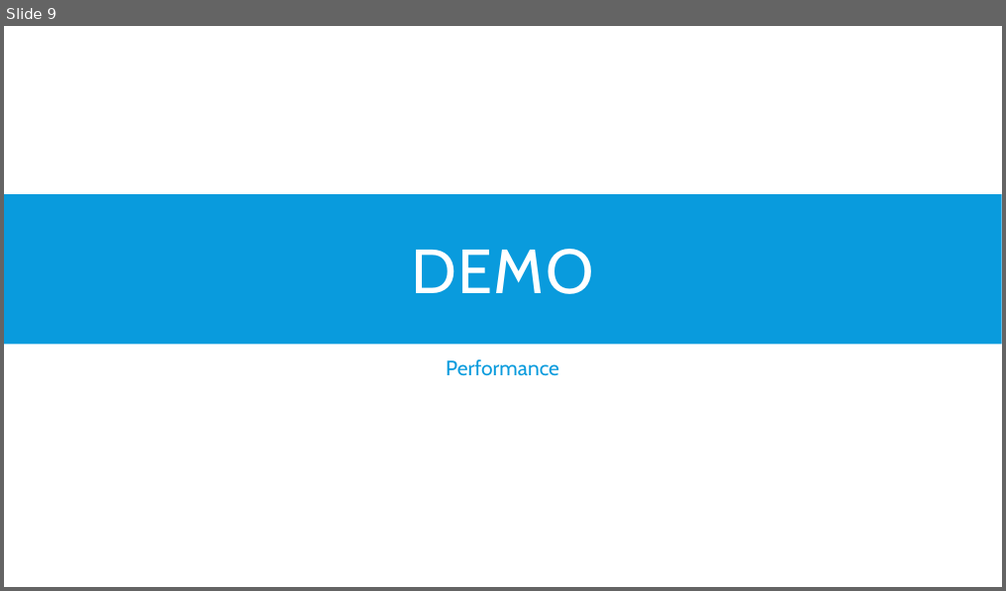
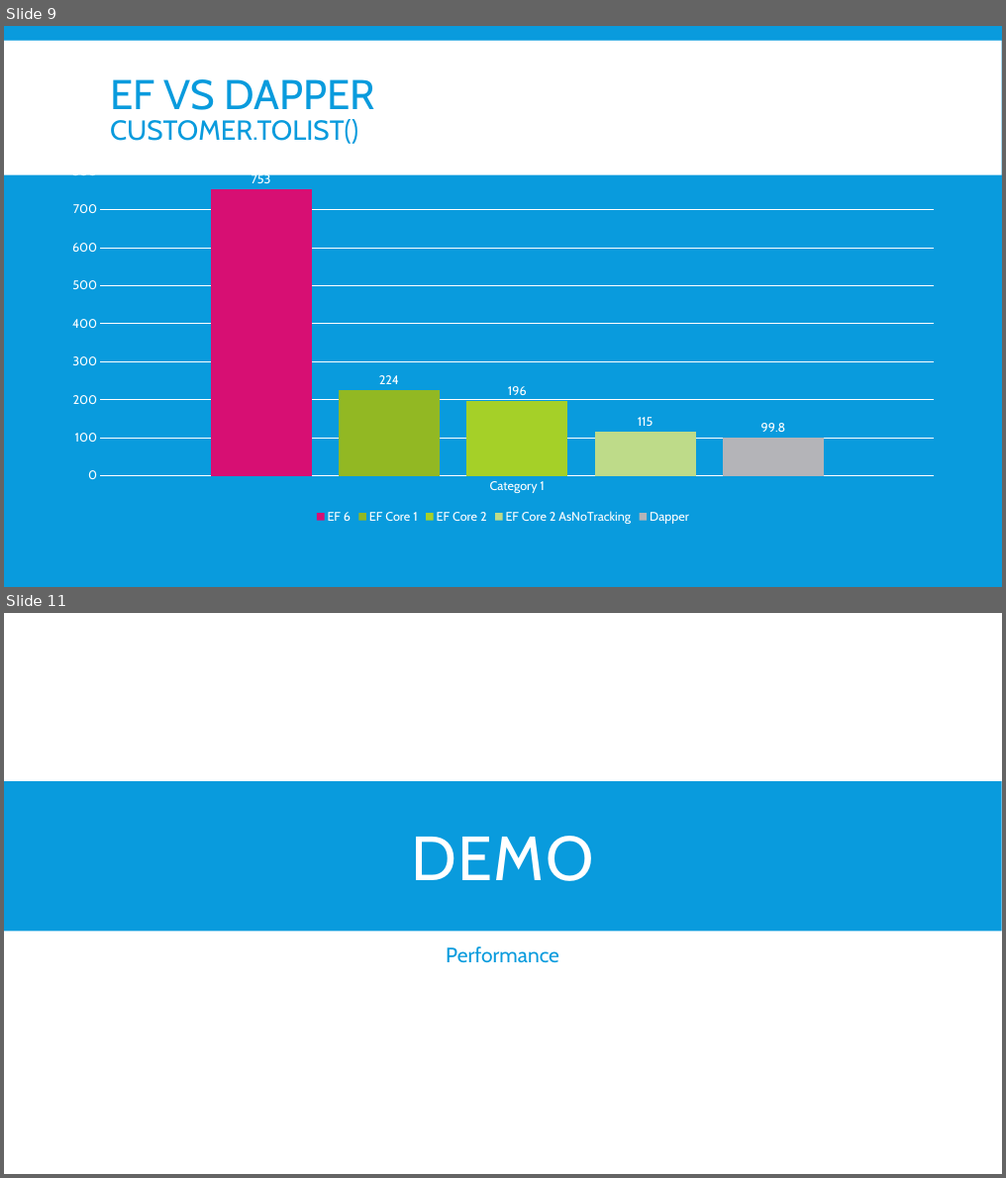
Before and after one commit to jwooley/EfCore, a slide deck: EfCoreGettingStarted.pptx. Shown one above the other, each under a label of ours: slide 9 before the commit, slides 9 and 11 after it; the slides between them are not shown. The pictures are 1006x591 and 1006x1178 pixels, drawn with LibreOffice and Linux fonts; fonts in the diff are those of the drawing. Boxes give left, top, right and bottom in pixels: in the first picture for what was removed or moved away, otherwise in the second. Text is boxed around its words. In the diff, an @@ line names an element or a change of style, - is before the commit and + after.

```diff
--- a/EfCoreGettingStarted.pptx
+++ b/EfCoreGettingStarted.pptx
@@ slide 9 added at box(4, 26, 1002, 587), background #099BDD @@
@@ rectangle added at box(4, 40, 1002, 174), fill #FFFFFF @@
@@ title added at box(110, 79, 375, 144), 26.7 pt, text #099BDD @@
+EF VS DAPPER
+CUSTOMER.TOLIST()
@@ column chart added at box(54, 157, 952, 528) @@
+categories: Category 1
+EF 6: 753
+EF Core 1: 224
+EF Core 2: 196
+EF Core 2 AsNoTracking: 115
+Dapper: 99.8
@@ what was slide 9 is now slide 11 @@
```
Also in this commit, not shown: 2 slides changed, 2 other slides added, 6 other files.
